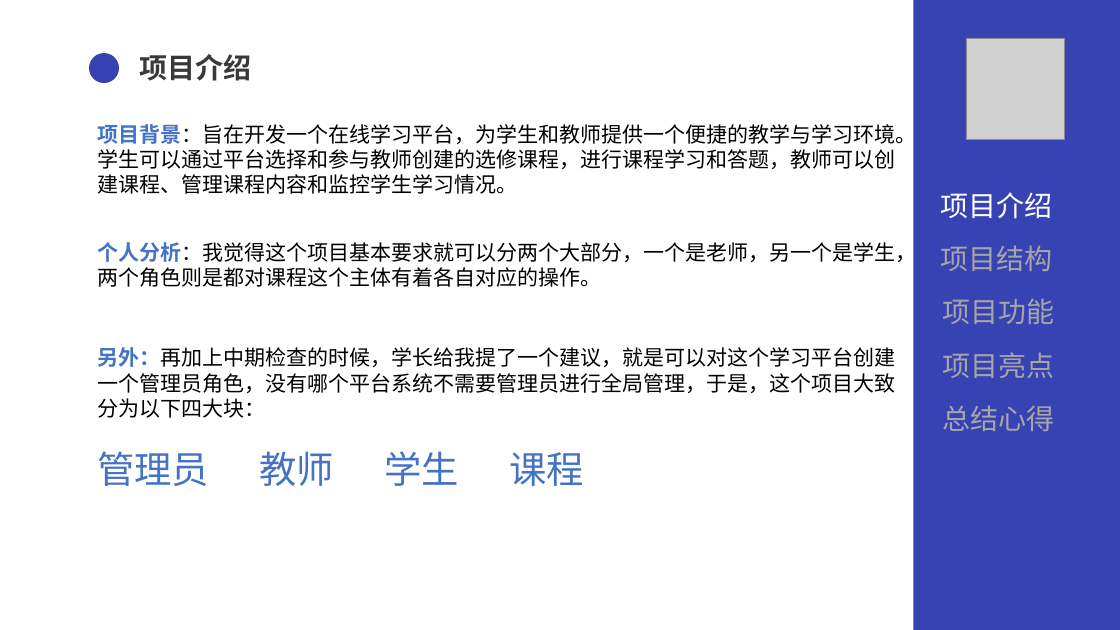
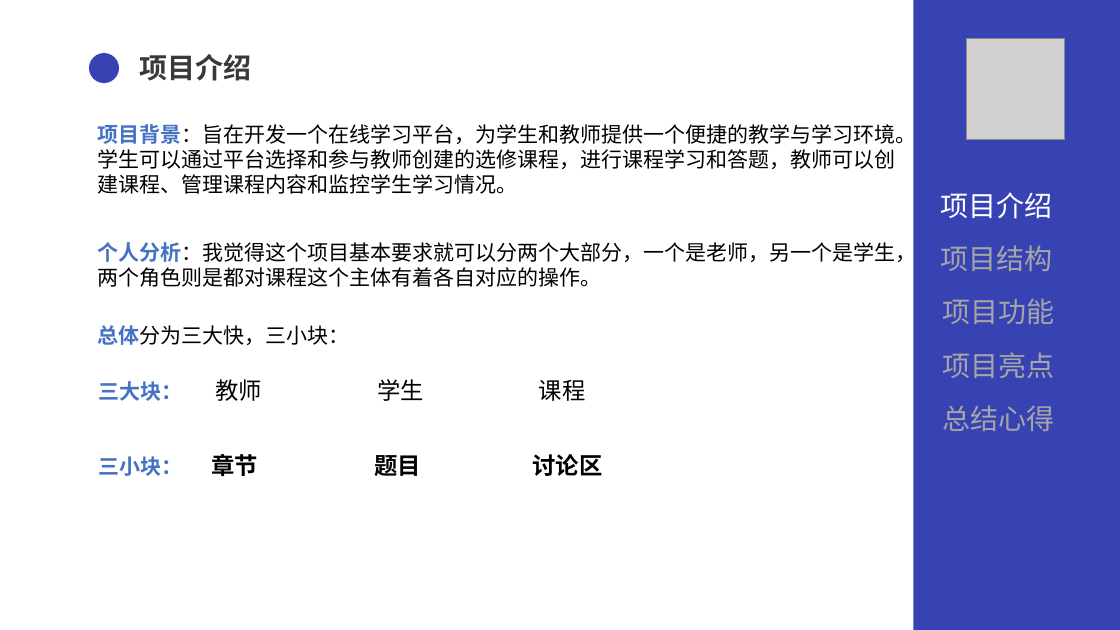
Before and after one commit to SUYYYUS/QGfinal, a slide deck: slide 4 of 文档/QG汇报陈术裕.pptx. Drawn at 1120x630 pixels with LibreOffice and Linux fonts; fonts in the diff are those of the drawing; grey boxes stand for pictures. Boxes give left, top, right and bottom in pixels: in the first picture for what was removed or moved away, otherwise in the second. Text is boxed around its words. In the diff, an @@ line names an element or a change of style, - is before the commit and + after.

Commit message:
ppt

```diff
--- a/文档/QG汇报陈术裕.pptx
+++ b/文档/QG汇报陈术裕.pptx
@@ text added at (97, 325, 349, 345), 18 pt, text #000000 @@
+总体分为三大快，三小块：
@@ text added at (99, 381, 183, 401), 18 pt, text #4472C4, bold @@
+三大块：
@@ text at (215, 379, 586, 401): text changed; size 18 to 20 pt @@
-另外：再加上中期检查的时候，学长给我提了一个建议，就是可以对这个学习平台创建
-一个管理员角色，没有哪个平台系统不需要管理员进行全局管理，于是，这个项目大致
-分为以下四大块：
-管理员 教师 学生 课程
+教师 学生 课程
@@ text added at (99, 454, 602, 476), 20 pt, text #000000, bold @@
+三小块： 章节 题目 讨论区
```
Also in this commit, not shown: 3 other slides changed.
